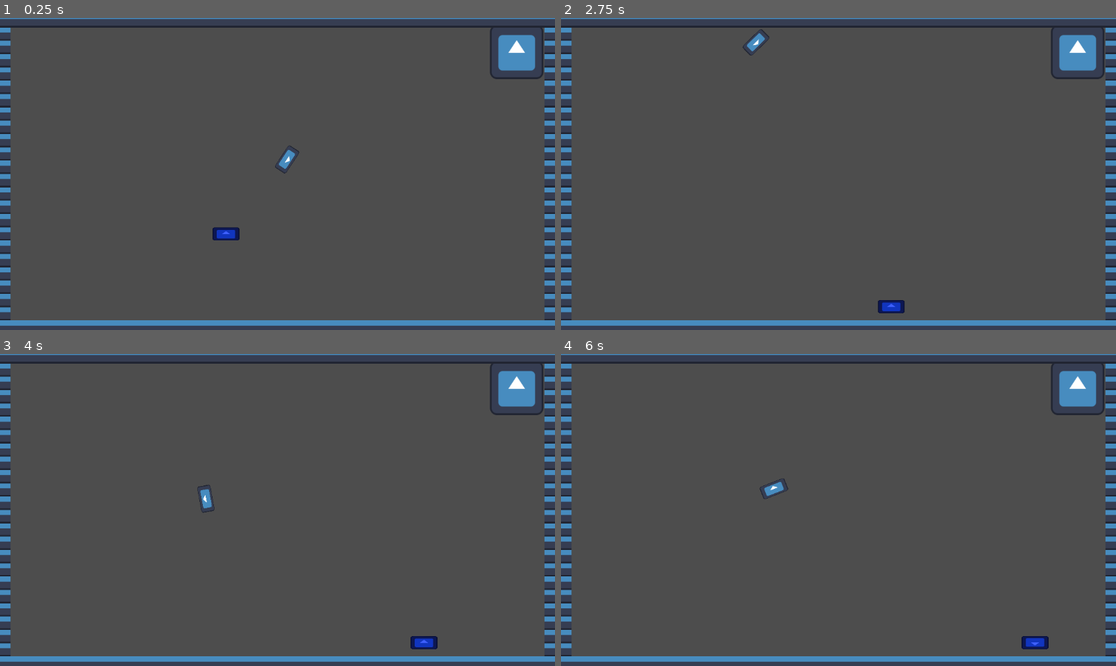
Above: before the commit, frames 1-4 (two rows, left to right).
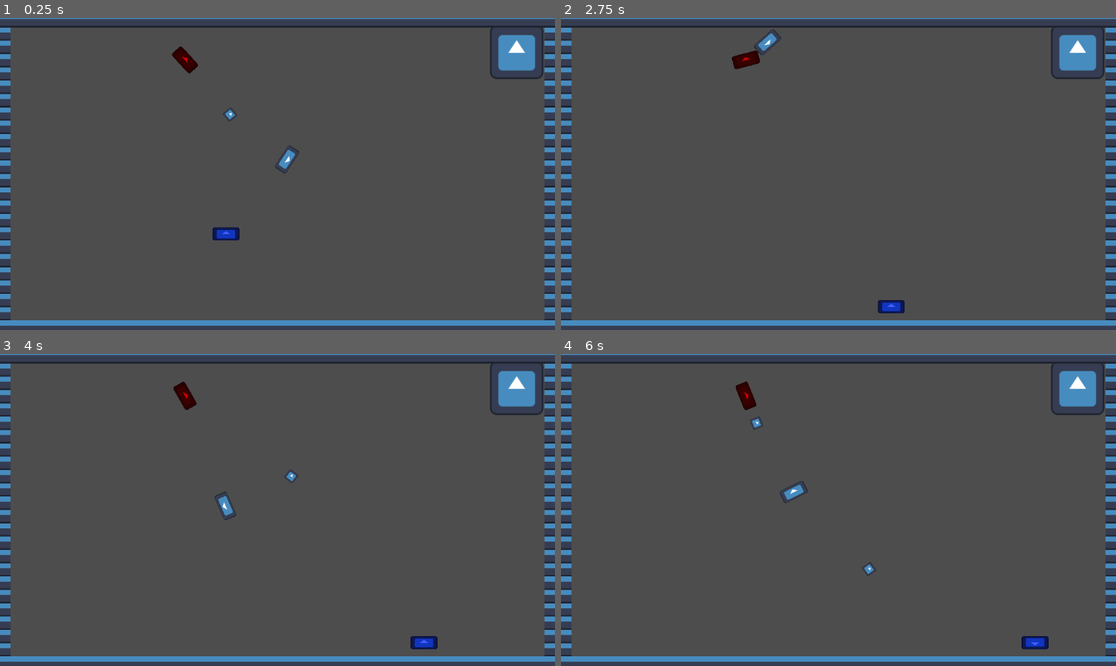
Above: after the commit, the same moments.

Repository: EzraPsh/FischeGame
Game: Godot game, scene res://Scenes/MainScene.tscn
The game is run twice, just before and just after one commit, with the same random seed, the same clock (stepped at 60 frames per second) and the same inputs. Before the commit the project starts from res://MainScene.tscn. The engine's default icon, where the game draws it, is replaced by a stand-in: a white triangle on a blue panel in a dark square.
Inputs (mouse positions are in pixels of both pictures, inside the frame that each line leads up to):
- Up to frame 1 (0.25 s): no input
- Up to frame 2 (2.75 s): move the mouse to (810, 236) at 0.52 s; hold W (up) 0.53-2.03 s; right-click (810, 236) at 0.6 s; click (810, 236) at 0.67 s; move the mouse to (1005, 220) at 1.27 s; tap E at 1.35 s; move the mouse to (672, 127) at 2.02 s; hold A (left) from 2.03 s (still down); right-click (672, 127) at 2.1 s
- Up to frame 3 (4 s): move the mouse to (305, 510) at 2.77 s; tap E at 2.85 s; click (305, 510) at 2.92 s; move the mouse to (194, 432) at 3.52 s; release A (left) at 3.53 s; hold S (down) from 3.53 s (still down); right-click (194, 432) at 3.6 s
- Up to frame 4 (6 s): move the mouse to (960, 494) at 4.27 s; release S (down) at 4.28 s; hold D (right) 4.28-5.03 s; tap E at 4.35, 5.85 s; move the mouse to (727, 525) at 5.02 s; hold W (up) 5.03-5.78 s; right-click (727, 525) at 5.1 s; click (727, 525) at 5.17 s; move the mouse to (894, 441) at 5.77 s; hold D (right) from 5.78 s (still down)

The runs differ from the first frame. In frame 1, 0.3% of the frame differs, in the area x 30-43%, y 9-34%; in frame 2, 0.4%; in frame 3, 0.5%; in frame 4, 0.6%, in the area x 31-57%, y 8-72%.

Commit message:
Fixed player hit

Diff:
--- a/ArcherFish.tscn
+++ b/ArcherFish.tscn
@@ -98,6 +98,7 @@
 [node name="ArcherFish" type="RigidBody2D" node_paths=PackedStringArray("fish_state")]
 collision_layer = 3
 collision_mask = 3
+inertia = 1.0
 gravity_scale = 0.0
 script = ExtResource("1_0p3dv")
 fish_state = NodePath("State/ArcherDefault")
--- a/PlayerState/FishMoveState.gd
+++ b/PlayerState/FishMoveState.gd
@@ -27,7 +27,7 @@
 	pass
 
 func take_hit(state_machine : FishStateMachine, dir : Vector2):
-	if abs(dir.length()) >= 0:
+	if abs(dir.length()) > 0:
 		var force_dir = (state_machine.global_position - dir).normalized()
 		state_machine.move_fish_impulse(force_dir * 1000)
 		state_machine.fish_state = stun_state
--- a/MainScene.tscn
+++ b/Scenes/MainScene.tscn
@@ -1,12 +1,13 @@
-[gd_scene load_steps=7 format=3 uid="uid://cglid46uegmw1"]
+[gd_scene load_steps=8 format=3 uid="uid://cglid46uegmw1"]
 
-[ext_resource type="PackedScene" uid="uid://dboekm48xftm2" path="res://fish2.tscn" id="1_6f41m"]
-[ext_resource type="PackedScene" uid="uid://djuylkkukl2fq" path="res://Destructable.tscn" id="2_e5a8t"]
-[ext_resource type="Texture2D" uid="uid://tvt7lw41jfmk" path="res://icon.svg" id="3_35flv"]
-[ext_resource type="PackedScene" uid="uid://yi3puh0w07j8" path="res://knightfish.tscn" id="4_i1aa8"]
+[ext_resource type="PackedScene" uid="uid://dboekm48xftm2" path="res://fish2.tscn" id="1_homis"]
+[ext_resource type="PackedScene" uid="uid://djuylkkukl2fq" path="res://Destructable.tscn" id="2_pgokb"]
+[ext_resource type="Texture2D" uid="uid://tvt7lw41jfmk" path="res://icon.svg" id="3_ngpxe"]
+[ext_resource type="PackedScene" uid="uid://yi3puh0w07j8" path="res://knightfish.tscn" id="4_qn18y"]
+[ext_resource type="PackedScene" uid="uid://byq6cjju2jjl5" path="res://ArcherFish.tscn" id="5_4jgyi"]
 
 [sub_resource type="TileSetAtlasSource" id="TileSetAtlasSource_ehcu4"]
-texture = ExtResource("3_35flv")
+texture = ExtResource("3_ngpxe")
 texture_region_size = Vector2i(32, 32)
 2:3/0 = 0
 2:3/0/physics_layer_0/linear_velocity = Vector2(0, 0)
@@ -42,8 +43,12 @@
 format = 2
 layer_0/tile_data = PackedInt32Array(-720917, 131072, 3, -655381, 131072, 3, -589845, 131072, 3, -524309, 131072, 3, -4 …(2401 unchanged characters)…
 
-[node name="knightfish" parent="." node_paths=PackedStringArray("target") instance=ExtResource("4_i1aa8")]
+[node name="knightfish" parent="." node_paths=PackedStringArray("target") instance=ExtResource("4_qn18y")]
 position = Vector2(-157, 144)
 inertia = 0.0
 target = NodePath("../Fish")
 speed = 3.0
+
+[node name="ArcherFish" parent="." node_paths=PackedStringArray("fish") instance=ExtResource("5_4jgyi")]
+position = Vector2(-222, -274)
+fish = NodePath("../Fish")
--- a/project.godot
+++ b/project.godot
@@ -11,7 +11,7 @@
 [application]
 
 config/name="Hollow Fische"
-run/main_scene="res://MainScene.tscn"
+run/main_scene="res://Scenes/MainScene.tscn"
 config/features=PackedStringArray("4.1", "Forward Plus")
 config/icon="res://icon.svg"
 
Not shown: 1 places in Scenes/MainScene.tscn that only renumber resources
